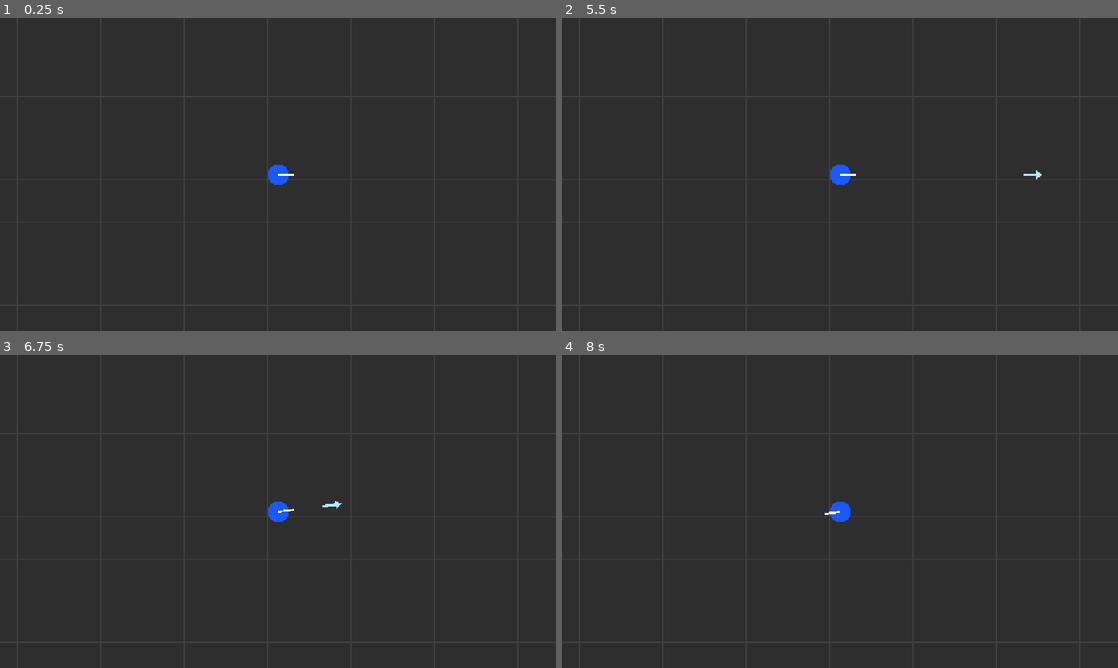
Above: before the commit, frames 1-4 (two rows, left to right).
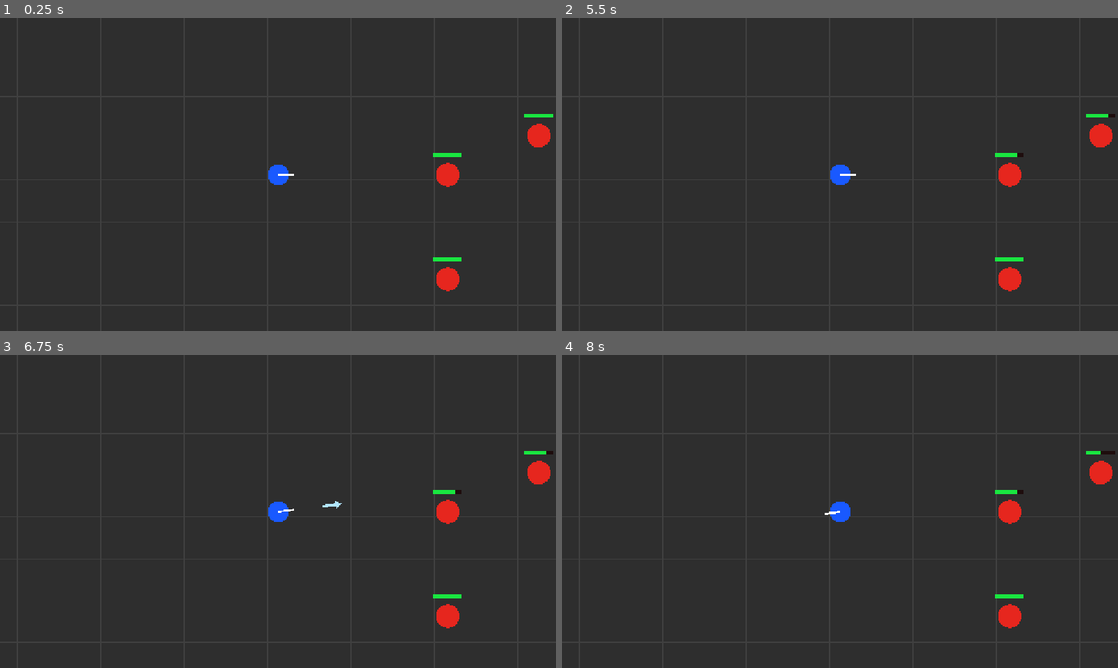
Above: after the commit, the same moments.

Repository: danyoon0760/last-archer
Game: Godot game, scene res://scenes/Main.tscn
Same seed, same stepped clock (60 frames per second), same inputs: the game is played once before the commit and once after it.
Inputs (mouse positions are in pixels of both pictures, inside the frame that each line leads up to):
- Up to frame 1 (0.25 s): no input
- Up to frame 2 (5.5 s): tap Enter at 0.5, 3.5, 5 s; move the mouse to (962, 158) at 0.52 s; click (962, 158) at 0.67 s; move the mouse to (728, 190) at 1.27 s; click (728, 190) at 1.42 s; tap Space at 2, 4.25 s; move the mouse to (895, 105) at 2.02 s; click (895, 105) at 2.17 s; move the mouse to (812, 237) at 2.77 s; click (812, 237) at 2.92 s; move the mouse to (1006, 221) at 3.52 s; click (1006, 221) at 3.67 s; move the mouse to (673, 127) at 4.27 s; click (673, 127) at 4.42 s; move the mouse to (867, 174) at 5.02 s; click (867, 174) at 5.17 s
- Up to frame 3 (6.75 s): move the mouse to (194, 433) at 5.77 s; click (194, 433) at 5.92 s; tap Space at 6.5 s; move the mouse to (400, 495) at 6.52 s; click (400, 495) at 6.67 s
- Up to frame 4 (8 s): move the mouse to (728, 527) at 7.27 s; click (728, 527) at 7.42 s

The runs differ from the first frame. In frame 1, 0.9% of the frame differs, in the area x 77-100%, y 30-88%; in frame 2, 1.0%; in frame 3, 0.9%; in frame 4, 0.9%.

Commit message:
Add enemy dummies to main scene

Diff:
--- a/scenes/Main.tscn
+++ b/scenes/Main.tscn
@@ -1,10 +1,20 @@
-[gd_scene load_steps=3 format=3]
+[gd_scene load_steps=4 format=3]
 
 [ext_resource type="PackedScene" path="res://scenes/Player.tscn" id="1_player_scene"]
 [ext_resource type="Script" path="res://scripts/main.gd" id="2_main_script"]
+[ext_resource type="PackedScene" path="res://scenes/EnemyDummy.tscn" id="3_enemy_dummy_scene"]
 
 [node name="Main" type="Node2D"]
 script = ExtResource("2_main_script")
 
 [node name="Player" parent="." instance=ExtResource("1_player_scene")]
 position = Vector2(640, 360)
+
+[node name="EnemyDummy" parent="." instance=ExtResource("3_enemy_dummy_scene")]
+position = Vector2(900, 360)
+
+[node name="EnemyDummy2" parent="." instance=ExtResource("3_enemy_dummy_scene")]
+position = Vector2(900, 520)
+
+[node name="EnemyDummy3" parent="." instance=ExtResource("3_enemy_dummy_scene")]
+position = Vector2(1040, 300)
